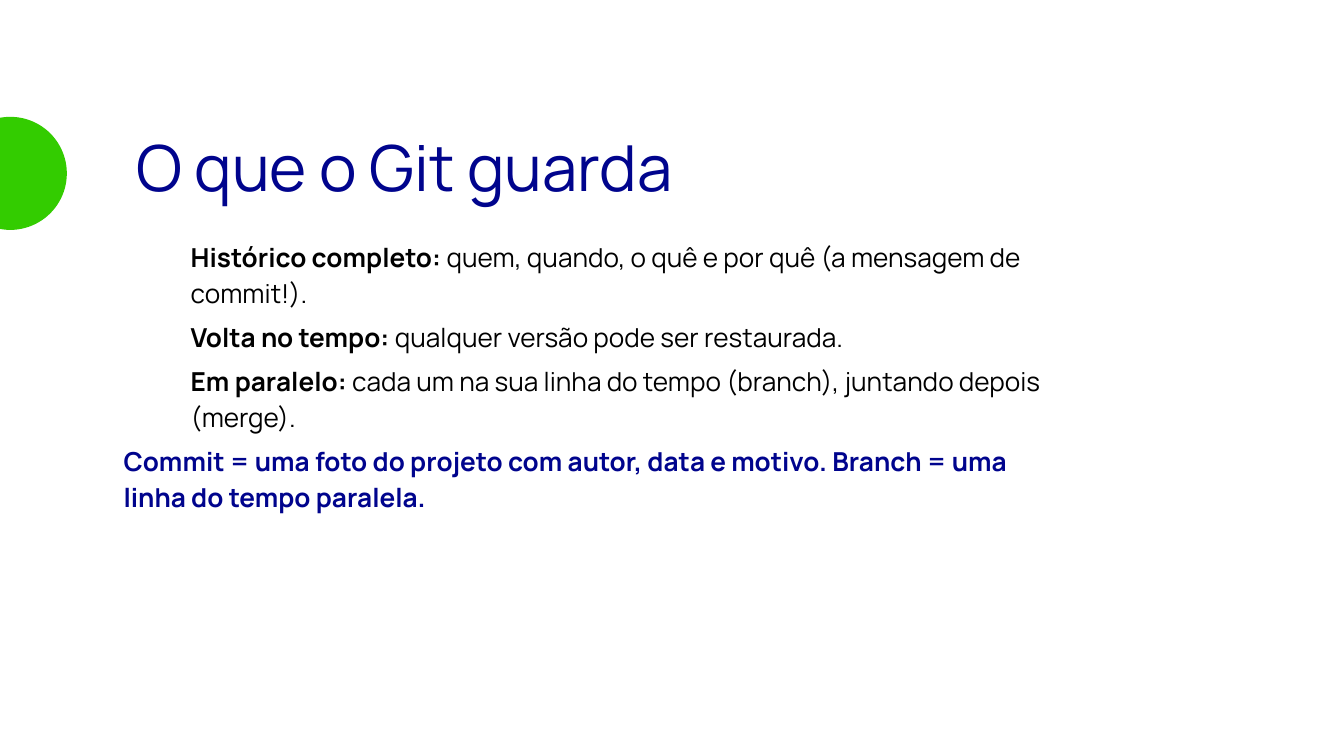
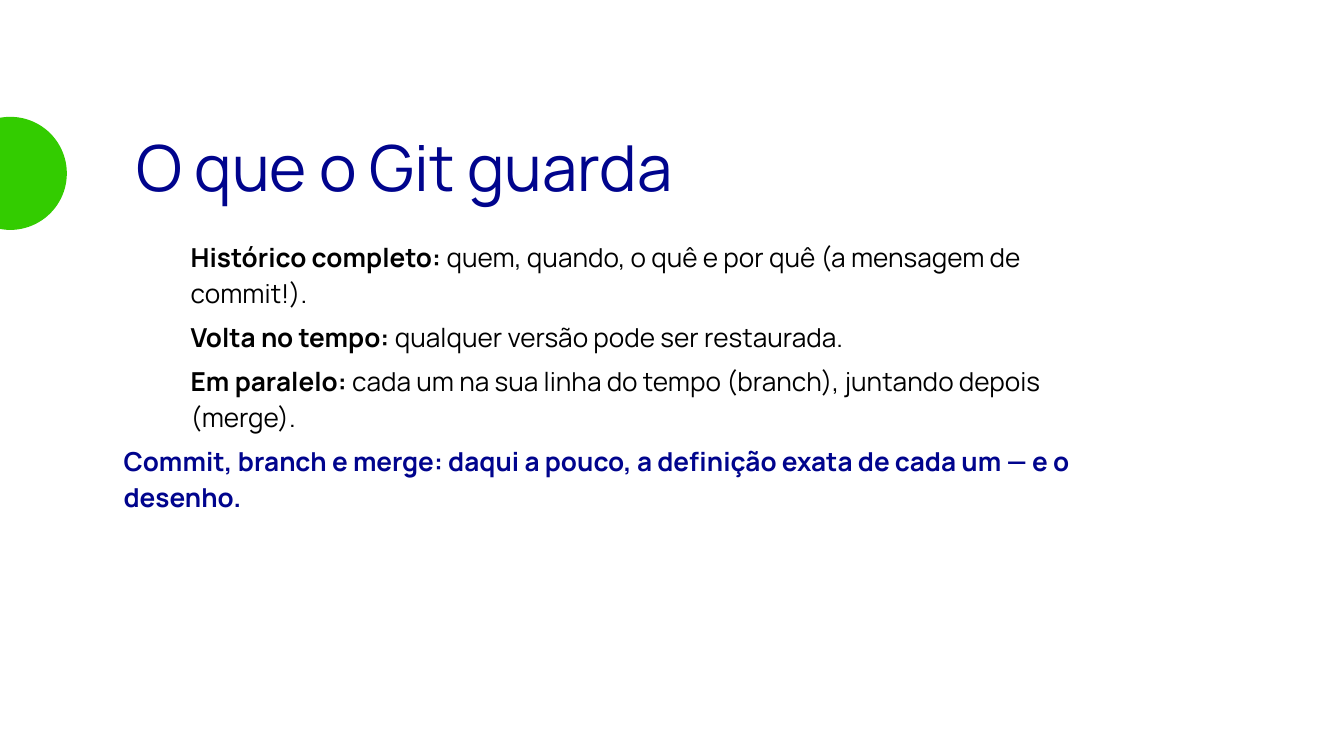
Before and after one commit to matera-vrn/bootcamp-devops-2026, a slide deck: slide 7 of aulas/aula-06-git/slides/aula-06.odp. Drawn at 1344x756 pixels with LibreOffice and Linux fonts; fonts in the diff are those of the drawing; background and template pictures are left out. Boxes give left, top, right and bottom in pixels: in the first picture for what was removed or moved away, otherwise in the second. Text is boxed around its words. In the diff, an @@ line names an element or a change of style, - is before the commit and + after.

```diff
--- a/aulas/aula-06-git/slides/aula-06.odp
+++ b/aulas/aula-06-git/slides/aula-06.odp
@@ text at [124, 450, 1069, 508]: text changed @@
-Commit = uma foto do projeto com autor, data e motivo. Branch = uma linha do tempo paralela.
+Commit, branch e merge: daqui a pouco, a definição exata de cada um — e o desenho.
```
Also in this commit, not shown: 23 other slides changed, 5 slides added, 6 other files.
